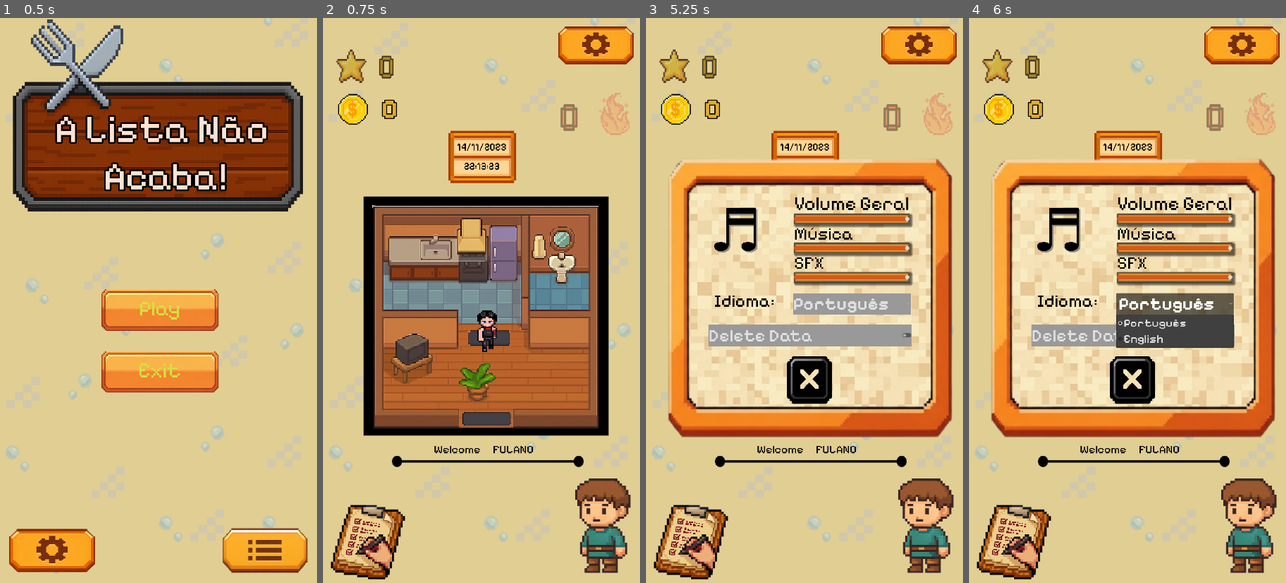
Above: before the commit, frames 1-4 (left to right).
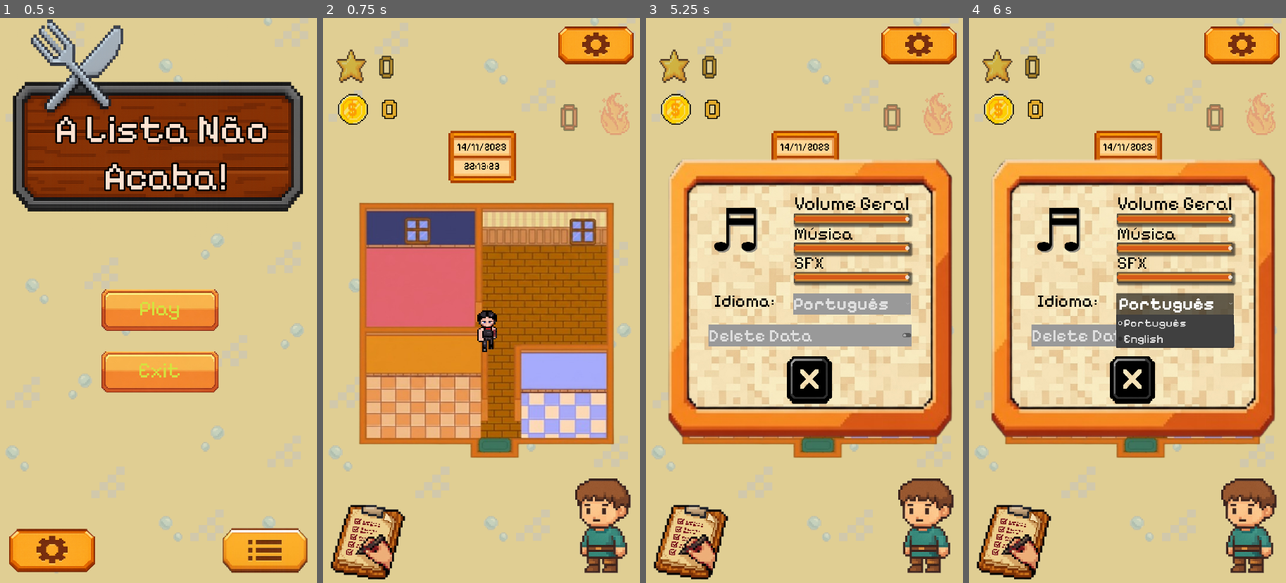
Above: after the commit, the same moments.

Repository: Guga-tab/a-lista-nao-acaba
Game: Godot game, scene res://scenes/screens/title.tscn
Same seed, same stepped clock (60 frames per second), same inputs: the game is played once before the commit and once after it. Sound files missing from this copy of the repository are replaced by a short silence.
Inputs (mouse positions are in pixels of both pictures, inside the frame that each line leads up to):
- Up to frame 1 (0.5 s): no input
- Up to frame 2 (0.75 s): click "JOGAR" at 0.5 s
- Up to frame 3 (5.25 s): click (690, 537) at 1.25 s; click (807, 187) at 2.02 s; type "Alex" at 2.1 s; click "BACK" at 2.75 s; click (931, 526) at 3.5 s; click "VOLTAR" at 4.25 s; click (918, 46) at 5 s
- Up to frame 4 (6 s): click "Português" at 5.75 s

Frame 1 is identical in both runs. In frame 2, 35% of the frame differs, in the area x 11-92%, y 31-80%; in frame 3, 1.9%; in frame 4, 1.9%.

Commit message:
fix(home): change the room sprites using decoration logic

Diff:
--- a/scenes/screens/home.tscn
+++ b/scenes/screens/home.tscn
@@ -6,10 +6,12 @@
 [ext_resource type="PackedScene" uid="uid://batf4mdu3hhrd" path="res://scenes/elements/coin.tscn" id="4_sml0d"]
 [ext_resource type="PackedScene" uid="uid://dw8683kdkjrsd" path="res://scenes/elements/star.tscn" id="5_ioo2v"]
 [ext_resource type="PackedScene" uid="uid://civos6uapbs02" path="res://scenes/elements/offensive.tscn" id="6_vrxxn"]
-[ext_resource type="Texture2D" uid="uid://dbs53i0vanfji" path="res://assets/backgrounds/house.png" id="7_d6qb1"]
-[ext_resource type="FontFile" uid="uid://dncemyjponlf" path="res://fonts/Pixelify_Sans/PixelifySans-VariableFont_wght.ttf" id="9_i2m5s"]
-[ext_resource type="Texture2D" uid="uid://bupujvdomej13" path="res://fonts/black_bar.png" id="10_6sy1k"]
+[ext_resource type="Texture2D" uid="uid://bup6asklqdwqi" path="res://assets/backgrounds/house_default.png" id="7_ioo2v"]
+[ext_resource type="Texture2D" uid="uid://c4df0xthxpmmu" path="res://assets/fornitures/bedroom.png" id="8_vrxxn"]
+[ext_resource type="Texture2D" uid="uid://d00lkqkv1xxup" path="res://assets/fornitures/kitchen.png" id="9_d6qb1"]
+[ext_resource type="Texture2D" uid="uid://fmducumyysqg" path="res://assets/fornitures/living_room.png" id="10_ivi0p"]
 [ext_resource type="PackedScene" uid="uid://japv55g355ky" path="res://scenes/elements/map.tscn" id="11_bqcys"]
+[ext_resource type="Texture2D" uid="uid://bsgrlxd40ofaj" path="res://assets/fornitures/toilet.png" id="11_i2m5s"]
 [ext_resource type="PackedScene" uid="uid://coi1y85way7lh" path="res://scenes/elements/task.tscn" id="12_xi2nm"]
 [ext_resource type="PackedScene" uid="uid://bkmn5k25awrpd" path="res://scenes/elements/character.tscn" id="12_yhiqx"]
 [ext_resource type="Script" uid="uid://cogl85fxukc6c" path="res://scripts/home/clock.gd" id="13_2mya4"]
@@ -21,11 +23,6 @@
 [sub_resource type="Theme" id="Theme_sf0on"]
 default_font = ExtResource("1_eiuvs")
 default_font_size = 40
-
-[sub_resource type="LabelSettings" id="LabelSettings_rpgsi"]
-font = ExtResource("9_i2m5s")
-font_size = 39
-font_color = Color(0, 0, 0, 1)
 
 [sub_resource type="Theme" id="Theme_ommbi"]
 default_font = ExtResource("1_eiuvs")
@@ -80,62 +77,54 @@
 offset_right = 1207.9001
 offset_bottom = 549.4366
 
-[node name="Room" type="TextureRect" parent="Bg" unique_id=679648907]
-layout_mode = 0
-offset_left = 136.17612
-offset_top = 606.0
-offset_right = 1160.1761
-offset_bottom = 1630.0
-scale = Vector2(0.80509734, 0.7936535)
-mouse_filter = 2
-texture = ExtResource("7_d6qb1")
-
-[node name="TextBlackBar" type="Label" parent="Bg" unique_id=703416742]
-layout_mode = 1
-anchors_preset = 8
-anchor_left = 0.5
-anchor_top = 0.5
-anchor_right = 0.5
-anchor_bottom = 0.5
-offset_left = -166.99585
-offset_top = 69.5
-offset_right = 37.00415
-offset_bottom = 118.5
-grow_horizontal = 2
-grow_vertical = 2
-theme_override_colors/font_color = Color(0, 0, 0, 1)
-text = "WELCOME"
-label_settings = SubResource("LabelSettings_rpgsi")
-
-[node name="BlackBar" type="TextureRect" parent="Bg" unique_id=1376563812]
+[node name="Room" type="TextureRect" parent="Bg" unique_id=1900774230]
 layout_mode = 1
 anchors_preset = 5
 anchor_left = 0.5
 anchor_right = 0.5
-offset_left = -327.84155
-offset_top = 1386.0
-offset_right = 345.14478
-offset_bottom = 1563.0
+offset_left = -456.0
+offset_top = 609.0
+offset_right = 315.6405
+offset_bottom = 1107.5288
 grow_horizontal = 2
-texture = ExtResource("10_6sy1k")
-expand_mode = 1
-
-[node name="TextBlackBar2" type="Label" parent="Bg" unique_id=1281770143]
-layout_mode = 1
-anchors_preset = 8
-anchor_left = 0.5
-anchor_top = 0.5
-anchor_right = 0.5
-anchor_bottom = 0.5
-offset_left = 31.347595
-offset_top = 69.5
-offset_right = 235.3476
-offset_bottom = 118.5
-grow_horizontal = 2
-grow_vertical = 2
-theme_override_colors/font_color = Color(0, 0, 0, 1)
-text = "FULANO"
-label_settings = SubResource("LabelSettings_rpgsi")
+scale = Vector2(1.2415404, 1.7912706)
+texture = ExtResource("7_ioo2v")
+expand_mode = 1
+
+[node name="Bedroom" type="TextureRect" parent="Bg/Room" unique_id=1264629150]
+layout_mode = 0
+offset_left = 20.941734
+offset_top = 25.680096
+offset_right = 349.56573
+offset_bottom = 251.7766
+texture = ExtResource("8_vrxxn")
+expand_mode = 1
+
+[node name="Kitchen" type="TextureRect" parent="Bg/Room" unique_id=1009756092]
+layout_mode = 0
+offset_left = 1.6109009
+offset_top = 282.48105
+offset_right = 374.5347
+offset_bottom = 471.7322
+texture = ExtResource("9_d6qb1")
+expand_mode = 1
+
+[node name="LivingRoom" type="TextureRect" parent="Bg/Room" unique_id=851077709]
+layout_mode = 0
+offset_left = 356.00934
+offset_top = 34.05403
+offset_right = 719.2677
+offset_bottom = 282.05402
+texture = ExtResource("10_ivi0p")
+
+[node name="Toilet" type="TextureRect" parent="Bg/Room" unique_id=1286854716]
+layout_mode = 0
+offset_left = 433.3326
+offset_top = 296.99588
+offset_right = 731.3495
+offset_bottom = 467.26605
+texture = ExtResource("11_i2m5s")
+expand_mode = 1
 
 [node name="Map" parent="." unique_id=578311879 instance=ExtResource("11_bqcys")]
 visible = false
--- a/scripts/home/home.gd
+++ b/scripts/home/home.gd
@@ -4,26 +4,33 @@
 @onready var character_node = $Character
 
 # ========================
+# NÓS DAS DECORAÇÕES (Home)
+# Certifique-se de que estes caminhos existem na sua cena Home!
+# ========================
+@onready var deco_bedroom = $Bg/Room/Bedroom
+@onready var deco_living_room = $Bg/Room/LivingRoom
+@onready var deco_toilet = $Bg/Room/Toilet
+@onready var deco_kitchen = $Bg/Room/Kitchen
+
+# ========================
 # Nodes of scene
 # ========================
 @onready var ConfigScreen = preload("res://scenes/pop_ups/config.tscn")
-@onready var Credits = preload("res://scenes/pop_ups/credits.tscn")
-@onready var btn_calendar = $Bg/Room/CalendarButton
-@onready var vbox_tasks = $VBoxTasks
 @onready var coin_label = $Bg/Coin/CoinLabel
 @onready var text_black_bar = $Bg/TextBlackBar
 @onready var click_sound = $click_sound
 
 func _ready():
 	# Up services
-	add_child(TaskService)
 	UserService.load_or_create_user()
 
 	# CONEXÃO: Sempre que o UserService avisar que a skin mudou, roda a função abaixo
 	if not UserService.skin_changed.is_connected(_on_skin_changed):
 		UserService.skin_changed.connect(_on_skin_changed)
 
+	# Carregamento Inicial (Skins e Decorações)
 	update_character_skin()
+	apply_equipped_decorations() # Chamada inicial para mostrar os cômodos comprados
 
 	# Update main UI
 	update_coin_label()
@@ -31,6 +38,7 @@
 # Função chamada automaticamente quando o sinal 'skin_changed' é emitido
 func _on_skin_changed(_new_skin_name: String):
 	update_character_skin()
+
 # ===============================
 # UPDATE COINS ON SCREEN
 # ===============================
@@ -52,18 +60,14 @@
 
 	var skin_path = "res://assets/characters/skins/" + equipped_skin + ".png"
 	var default_path = "res://assets/characters/skins/default.png"
-
-	# Tamanho desejado para o personagem na Home (pode ajustar à vontade)
 	var novo_tamanho = Vector2(150, 250)
 
-	# Buscamos o nó TextureButton dentro da subcena instanciada Character
 	var texture_button = character_node.get_node("TextureButton") as TextureButton
 
 	if texture_button == null:
 		push_error("ERRO GRAVE: O TextureButton não foi encontrado dentro do nó Character!")
 		return
 
-	# Limpa a textura antiga para evitar "fantasmas" visuais antes de carregar a nova
 	texture_button.texture_normal = null
 
 	if ResourceLoader.exists(skin_path):
@@ -75,20 +79,34 @@
 		_aplicar_redimensionamento_button(texture_button, novo_tamanho)
 		print("Skin equipada não foi encontrada. Carregando a padrão: default.png")
 	else:
-		push_error("ERRO GRAVE: Nem a skin equipada nem a padrão (default.png) foram encontradas!")
-		# Tenta carregar a skin salva do usuário
+		push_error("ERRO GRAVE: Nem a skin equipada nem a padrão encontradas!")
 
-# Função auxiliar para redimensionar o TextureButton mantendo a proporção
+# ====================================================
+# FUNÇÃO PARA EXIBIR/OCULTAR AS DECORAÇÕES (Idêntica à Missão) [cite: 166]
+# ====================================================
+func apply_equipped_decorations() -> void:
+	var equipped_decorations = UserService.get_equipped_decorations()
+
+	# Esconde todas por padrão antes de checar as equipadas [cite: 166]
+	if deco_bedroom: deco_bedroom.visible = false
+	if deco_living_room: deco_living_room.visible = false
+	if deco_toilet: deco_toilet.visible = false
+	if deco_kitchen: deco_kitchen.visible = false
+
+	# Torna visíveis apenas as que estiverem no Array de equipadas
+	if "bedroom" in equipped_decorations and deco_bedroom:
+		deco_bedroom.visible = true
+	if "living_room" in equipped_decorations and deco_living_room:
+		deco_living_room.visible = true
+	if "toilet" in equipped_decorations and deco_toilet:
+		deco_toilet.visible = true
+	if "kitchen" in equipped_decorations and deco_kitchen:
+		deco_kitchen.visible = true
+
 func _aplicar_redimensionamento_button(button: TextureButton, size: Vector2) -> void:
-	# 1. Permite que a textura ignore o tamanho original e estique
 	button.ignore_texture_size = true
 	button.stretch_mode = TextureButton.STRETCH_KEEP_ASPECT_CENTERED
-
-	# 2. Define o tamanho em pixels da caixa do botão
 	button.custom_minimum_size = size
 	button.size = size
-
-	# 3. FORÇA A ESCALA (Multiplicador visual)
-	# Se 300x300 ainda estiver pequeno, aumentamos a escala do nó em si para 2x ou 3x
-	button.scale = Vector2(2, 2) # Teste mudar para Vector2(3.0, 3.0) se quiser ainda maior!
+	button.scale = Vector2(2, 2)
 	button.flip_h = true
